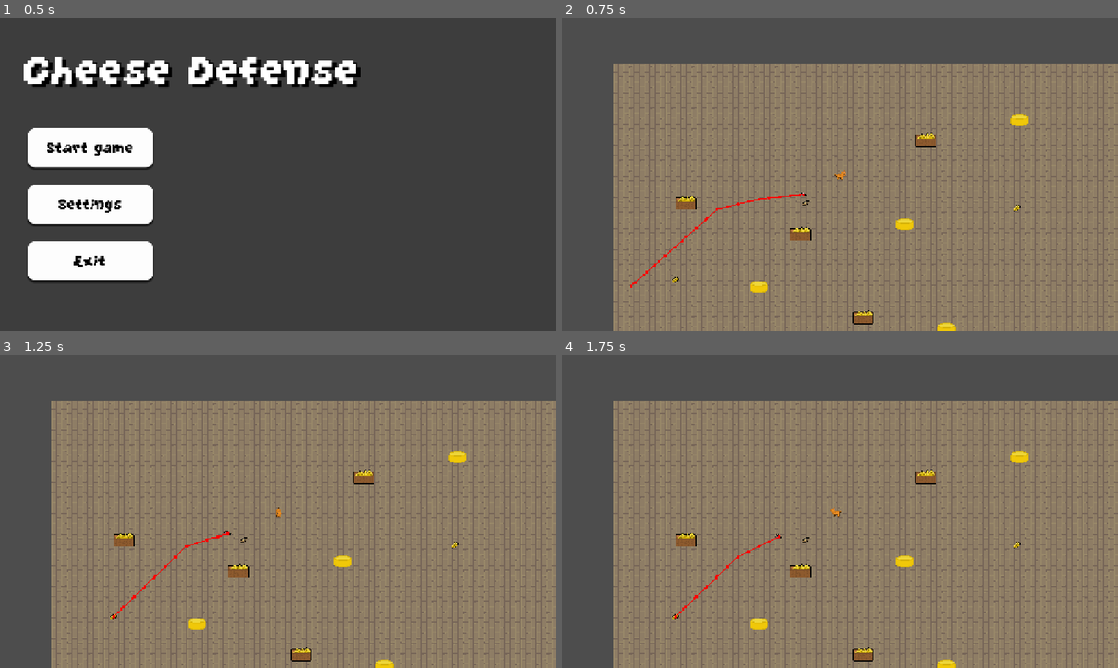
Above: before the commit, frames 1-4 (two rows, left to right).
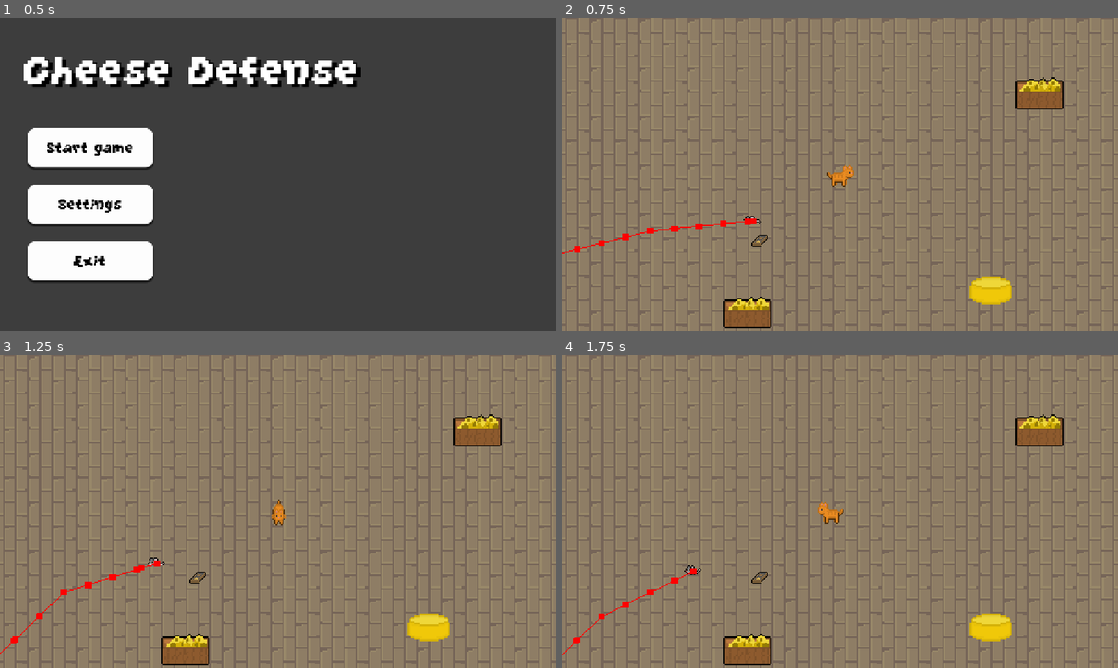
Above: after the commit, the same moments.

Repository: kamil-krecisz/Cat-and-Mouse-game
Game: Godot game, scene res://Scenes/main_menu.tscn
The game is run twice, just before and just after one commit, with the same random seed, the same clock (stepped at 60 frames per second) and the same inputs.
Inputs (mouse positions are in pixels of both pictures, inside the frame that each line leads up to):
- Up to frame 1 (0.5 s): no input
- Up to frame 2 (0.75 s): click "Start game" at 0.5 s
- Up to frame 3 (1.25 s): no input
- Up to frame 4 (1.75 s): tap Enter (ui_accept) at 1.25, 1.52 s; move the mouse to (962, 495) at 1.27 s; tap A (a_movement) at 1.35 s; click (962, 495) at 1.42 s

Frame 1 is identical in both runs. In frame 2, 31% of the frame differs, in the area x 0-100%, y 0-100%; in frame 3, 31%; in frame 4, 31%.

Commit message:
Commit 8.5 - Added Cheese eating mechanic for mice

Diff:
--- a/Scenes/Cheese.tscn
+++ b/Scenes/Cheese.tscn
@@ -4,7 +4,7 @@
 [ext_resource type="Script" uid="uid://cxn56k2833omi" path="res://scripts/cheese.gd" id="1_oc2e5"]
 
 [sub_resource type="CircleShape2D" id="CircleShape2D_c315j"]
-radius = 13.0
+radius = 8.0
 
 [sub_resource type="CircleShape2D" id="CircleShape2D_oc2e5"]
 radius = 3.0
@@ -16,7 +16,7 @@
 scale = Vector2(0.703, 0.703)
 texture = ExtResource("1_c315j")
 
-[node name="CollisionShape2D" type="CollisionShape2D" parent="."]
+[node name="DetectionShape2D" type="CollisionShape2D" parent="."]
 shape = SubResource("CircleShape2D_c315j")
 one_way_collision_margin = 0.0
 
@@ -26,4 +26,8 @@
 shape = SubResource("CircleShape2D_oc2e5")
 debug_color = Color(0.727243, 0, 0.243122, 0.42)
 
+[node name="Timer" type="Timer" parent="."]
+wait_time = 2.5
+
 [connection signal="body_entered" from="." to="." method="_on_body_entered"]
+[connection signal="timeout" from="Timer" to="." method="_on_timer_timeout"]
--- a/Scenes/Mouse.tscn
+++ b/Scenes/Mouse.tscn
@@ -133,7 +133,7 @@
 shape = SubResource("CircleShape2D_l1vir")
 
 [node name="DirectionTimer" type="Timer" parent="."]
-wait_time = 5.0
+wait_time = 2.5
 autostart = true
 
 [node name="NavigationAgent2D" type="NavigationAgent2D" parent="."]
--- a/Scenes/main.tscn
+++ b/Scenes/main.tscn
@@ -194,7 +194,7 @@
 [node name="Camera2D" type="Camera2D" parent="."]
 physics_interpolation_mode = 1
 position = Vector2(285, 219)
-zoom = Vector2(1.5, 1.5)
+zoom = Vector2(3.5, 3.5)
 
 [node name="PhantomCameraHost" type="Node" parent="Camera2D"]
 process_priority = 300
@@ -207,7 +207,7 @@
 script = ExtResource("4_ynf5e")
 follow_mode = 5
 follow_target = NodePath("../MainKICIA")
-zoom = Vector2(1.5, 1.5)
+zoom = Vector2(3.5, 3.5)
 tween_resource = SubResource("Resource_ffwdd")
 follow_damping = true
 follow_damping_value = Vector2(0.25, 0.25)
--- a/scripts/cheese.gd
+++ b/scripts/cheese.gd
@@ -1,6 +1,14 @@
 extends Area2D
+@onready var timer: Timer = $Timer
+var mouse
+
+func _on_body_entered(body):
+	mouse = body
+	if body.is_in_group("Mouse"):
+		body.can_move = false
+		timer.start()
 
 
-func _on_body_entered(body):
-	if body.is_in_group("Mouse"):
-		queue_free()
+func _on_timer_timeout():
+	mouse.can_move = true
+	queue_free()
--- a/scripts/mouse.gd
+++ b/scripts/mouse.gd
@@ -2,7 +2,7 @@
 
 ## Movement Settings
 @export var walk_speed: float = 35.0
-@export var run_speed: float = 50.0
+@export var run_speed: float = 60.0
 @export var acceleration: float = 15.0
 
 ## Stamina Settings
@@ -31,7 +31,6 @@
 func _ready():
 	nav_agent.path_desired_distance = 8.0
 	nav_agent.target_desired_distance = 8.0
-	#direction_timer.timeout.connect(_on_direction_timer_timeout)
 	direction_timer.start()
 	find_cheese()  # Immediately look for cheese on spawn
 
@@ -70,7 +69,7 @@
 			if current_target:
 				nav_agent.target_position = current_target.global_position
 				if global_position.distance_to(current_target.global_position) < eat_range:
-					current_target.queue_free()
+
 					find_cheese()
 		WANDER:
 			if nav_agent.is_navigation_finished():
@@ -82,7 +81,7 @@
 		velocity = velocity.lerp(target_velocity, acceleration * delta)
 
 	# Stamina regen when not sprinting
-	if current_state != FLEE or !can_sprint:
+	if !can_sprint:
 		stamina = min(stamina + stamina_regen * delta, max_stamina)
 		if stamina > stamina_drain * 1.5:
 			can_sprint = true
